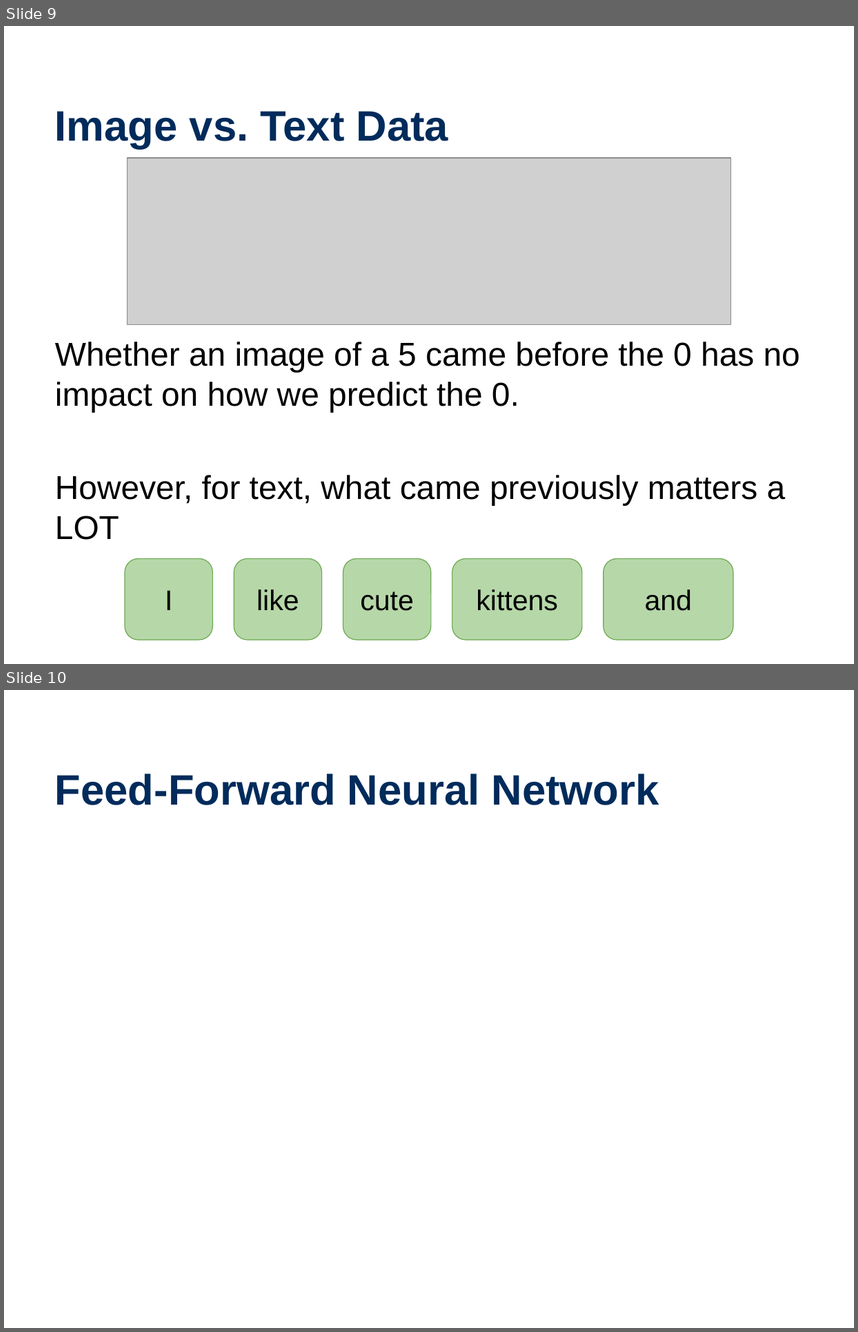
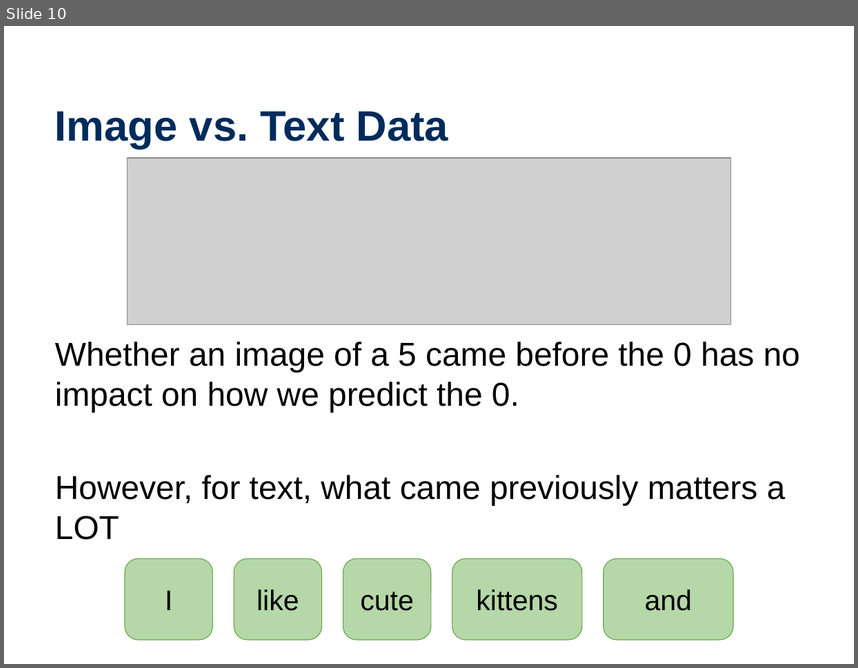
Before and after one commit to wtheisen/nd-cse-10124-lectures, a slide deck: Slides/Lecture_11_ Recurrent_Neural_Networks.pptx. Shown one above the other, each under a label of ours: slides 9 and 10 before the commit, slide 10 after it. The pictures are 858x1332 and 858x668 pixels, drawn with LibreOffice and Linux fonts; fonts in the diff are those of the drawing; grey boxes stand for pictures. Boxes give left, top, right and bottom in pixels: in the first picture for what was removed or moved away, otherwise in the second. Text is boxed around its words. In the diff, an @@ line names an element or a change of style, - is before the commit and + after.

```diff
--- a/Slides/Lecture_11_ Recurrent_Neural_Networks.pptx
+++ b/Slides/Lecture_11_ Recurrent_Neural_Networks.pptx
@@ slide 10 removed at (4, 690, 854, 1328), background #FFFFFF @@
@@ title removed at (55, 773, 660, 805) @@
-Feed-Forward Neural Network
@@ what was slide 9 is now slide 10 @@
```
Also in this commit, not shown: 3 slides changed, 1 slide added, 8 other files.
